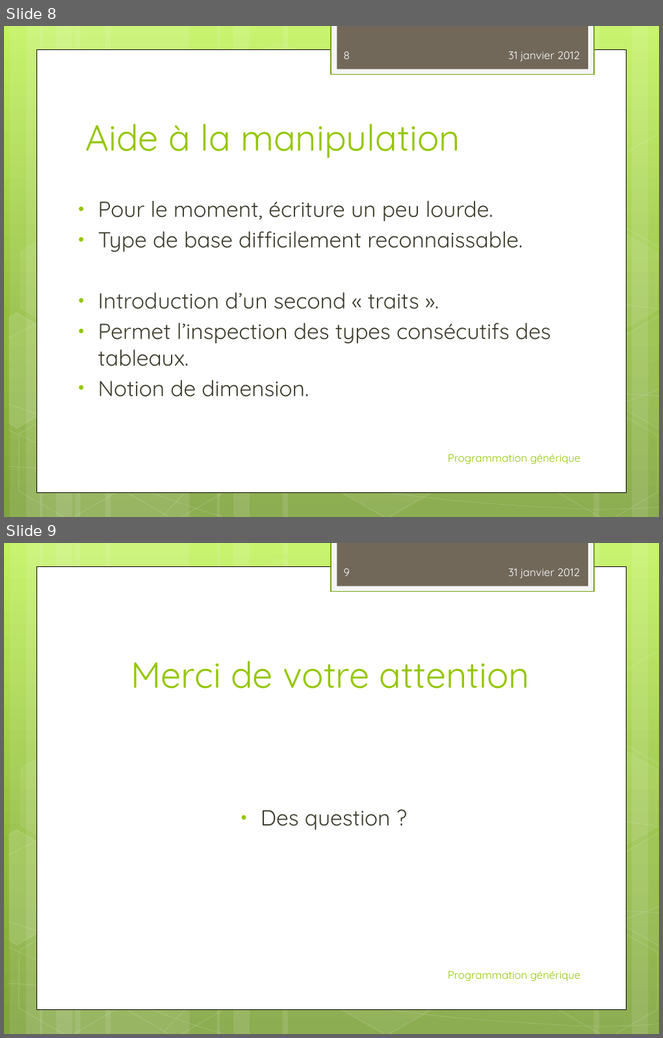
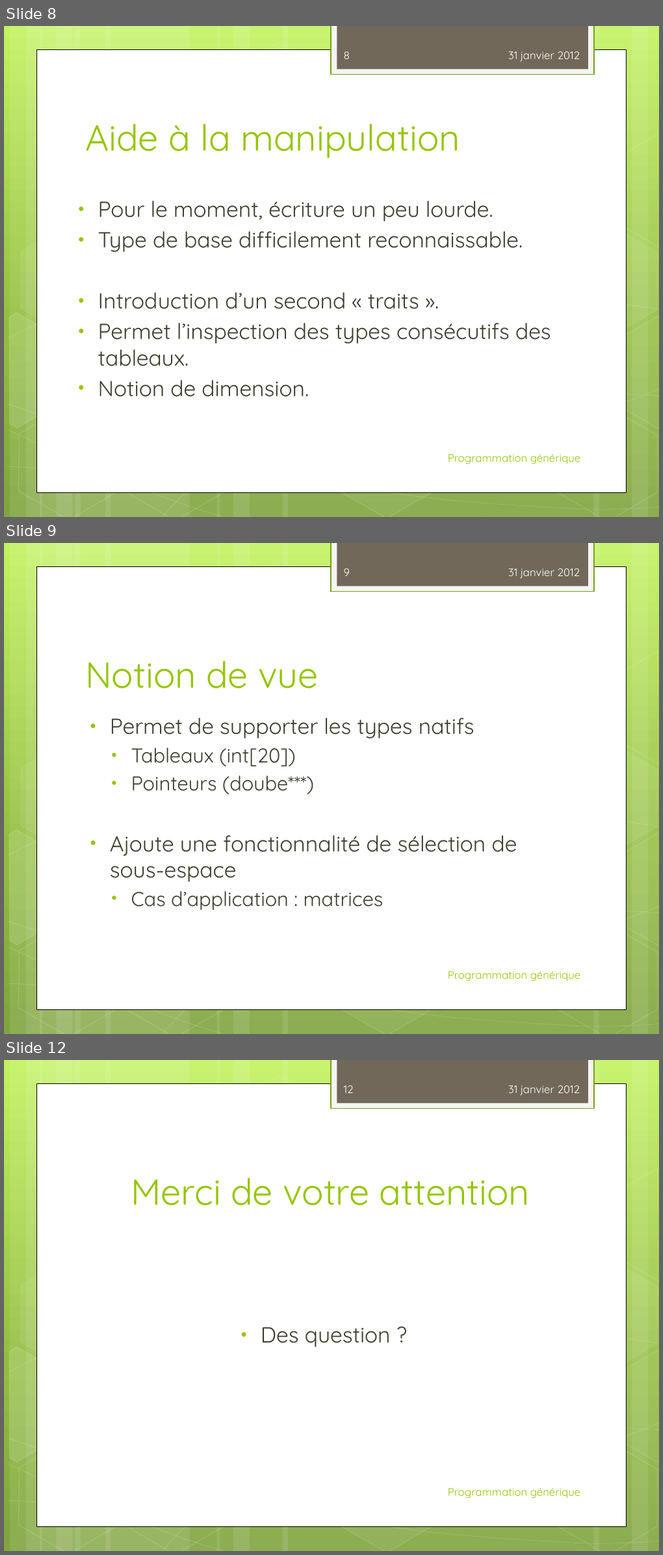
Before and after one commit to alex198710/genericprogramming, a slide deck: PresentationProgGenerik.pptx. Shown one above the other, each under a label of ours: slides 8 and 9 before the commit, slides 8, 9 and 12 after it; the slides between them are not shown. The pictures are 663x1038 and 663x1555 pixels, drawn with LibreOffice and Linux fonts; fonts in the diff are those of the drawing. Boxes give left, top, right and bottom in pixels: in the first picture for what was removed or moved away, otherwise in the second. Text is boxed around its words. In the diff, an @@ line names an element or a change of style, - is before the commit and + after.

```diff
--- a/PresentationProgGenerik.pptx
+++ b/PresentationProgGenerik.pptx
@@ slide 9 added at (x1=4, y1=543, x2=659, y2=1034), background gradient #C3F35F to #93BF3F to #81A53E; not listed: 31 template elements that a slide beside it also shows @@
@@ page number added at (x1=344, y1=568, x2=350, y2=576), 12 pt, text #FEFEFE @@
+9
@@ text added at (x1=508, y1=568, x2=581, y2=578), 12 pt, text #FEFEFE @@
+31 janvier 2012
@@ title added at (x1=85, y1=661, x2=319, y2=689), 40 pt, text #94C600 @@
+Notion de vue
@@ text added at (x1=110, y1=718, x2=518, y2=910), 24 pt, text #3E3D2D @@
+• Permet de supporter les types natifs
+  • Tableaux (int[20])
+  • Pointeurs (doube***)
+• Ajoute une fonctionnalité de sélection de sous-espace
+  • Cas d’application : matrices
@@ text added at (x1=448, y1=971, x2=581, y2=982), 12 pt, text #94C600 @@
+Programmation générique
@@ what was slide 9 is now slide 12 @@
@@ page number at (x1=344, y1=1085, x2=354, y2=1093): text changed @@
-9
+12
```
Also in this commit, not shown: 1 slide changed, 2 other slides added, 3 other files.
